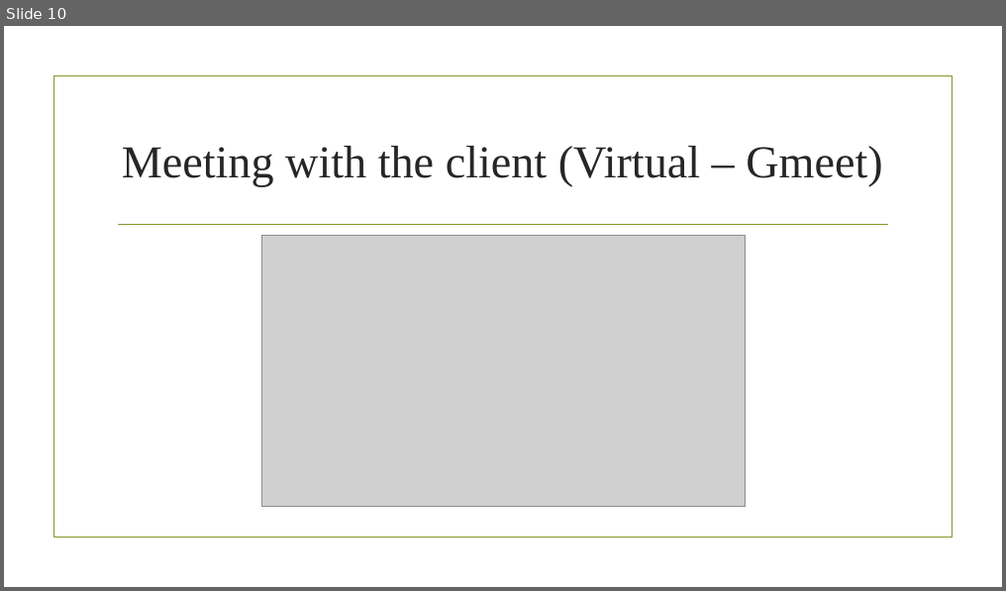
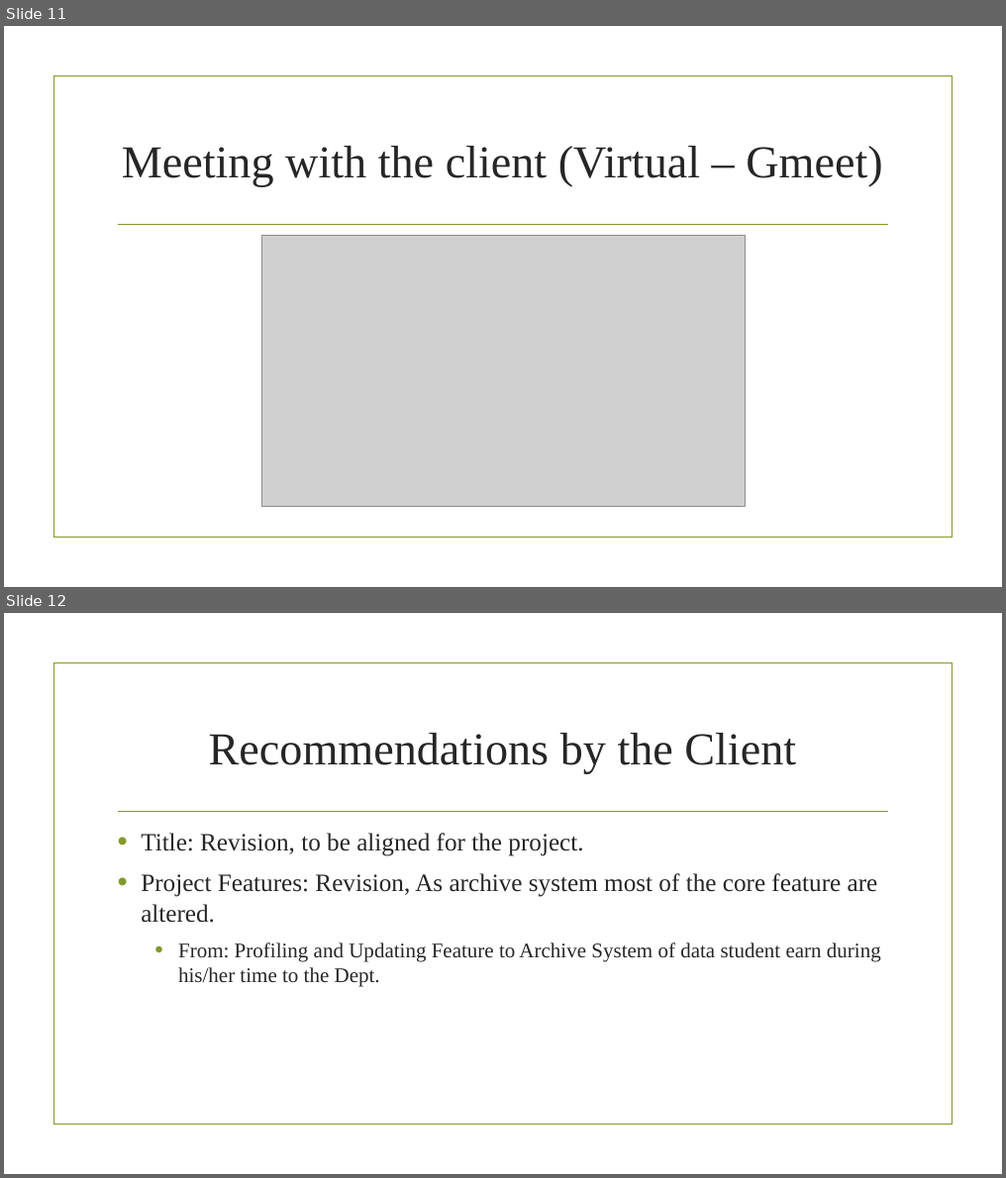
Before and after one commit to taongnyebe/BSCS-3-Profiling-System, a slide deck: Documentations/kath/Presentation-of-chapter-1.pptx. Shown one above the other, each under a label of ours: slide 10 before the commit, slides 11 and 12 after it. The pictures are 1006x591 and 1006x1178 pixels, drawn with LibreOffice and Linux fonts; fonts in the diff are those of the drawing; grey boxes stand for pictures; background and template pictures are left out. Boxes give left, top, right and bottom in pixels: in the first picture for what was removed or moved away, otherwise in the second. Text is boxed around its words. In the diff, an @@ line names an element or a change of style, - is before the commit and + after.

Commit message:
Consultation by Sir Alado and Minimal Revision
- Adding DFD (Xmind)
- Minor update and Adding of DFD and proof of Meeting with client
- Presentation V2

```diff
--- a/Documentations/kath/Presentation-of-chapter-1.pptx
+++ b/Documentations/kath/Presentation-of-chapter-1.pptx
@@ slide 12 added at (4, 613, 1002, 1174), background picture (left out); not listed: 2 template elements that a slide beside it also shows @@
@@ title added at (209, 733, 796, 773), 44 pt, text #262626 @@
+Recommendations by the Client
@@ text added at (141, 833, 881, 987), 24 pt, text #262626 @@
+• Title: Revision, to be aligned for the project.
+• Project Features: Revision, As archive system most of the core feature are altered.
+  • From: Profiling and Updating Feature to Archive System of data student earn during his/her time to the Dept.
@@ what was slide 10 is now slide 11 @@
```
Also in this commit, not shown: 1 slide changed, 2 other slides added, 3 other files.
